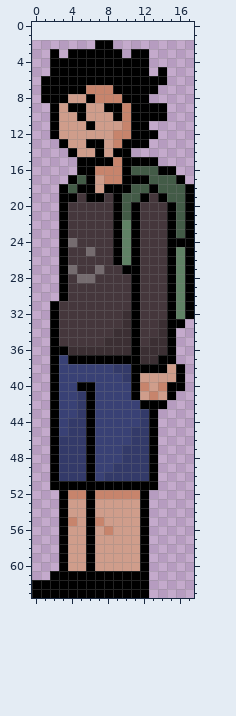
A pixel-art sprite gets an edit: assets/sprites/npc_5/npc5_speak2.png. Above: the version before the commit.
The file is 90x310 pixels, drawn in blocks of 5x5; one block is one cell here. The old version is drawn lined up with the new one, on the new canvas.
After the commit:
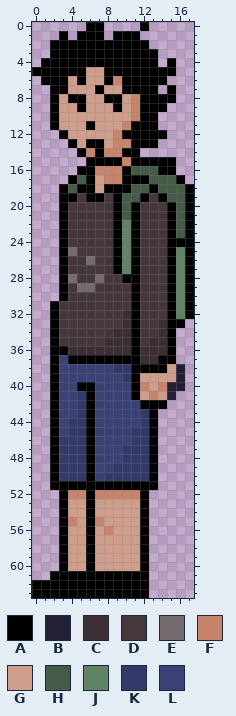
Palette (. is transparent): A #000000  B #222034  C #3b2f33  D #45373c  E #756c6f  F #c7846c  G #cf9d8b  H #435b47  J #608265  K #333a69  L #394175
Changes in this commit:
canvas 18x62 -> 18x64, the old top-left corner now at 0,2
@@ x 0..17 @@
- 0 ..................
- 1 ..................
- 2 .......AA.........
- 3 ..A.AAAAAA.AA.....
- 4 ..AAAAAAAAAAA.....
- 5 ..AAAAAAAAAAA.A...
- 6 .AAAAAAAAAAAAAA...
- 7 .AAAAAFFFAAAAA....
- 8 .AAAGGAFFFAAA.....
- 9 ..AGAAGGAAFAAAA...
-10 ..AGGAGGGAFAAAA...
-11 ..AGGGAGGGFAA.....
-12 ..AGGGGGGFFAAA....
-13 ...AGGAAGFAAA.....
-14 ....AGGAGAA.......
-15 .....AAAAFAAAA....
+ 0 ......AA....A.....
+ 1 ...A.AAA.AAA......
+ 2 ..AAAAAAAAAAA.....
+ 3 ..AAAAAAAAAAAA....
+ 4 .AAAAAAAAAAAAA.A..
+ 5 AAAAAAGGAAAAAAAA..
+ 6 .AAAGAGGAFAAAAA...
+ 7 ..AAGGGAGGAAAA.A..
+ 8 ..AGAAGGAAGFAAAA..
+ 9 ..AGGAGGGAGFAAA...
+10 ..AGGGGGGGGFAA....
+11 ..AGGGAGGGFAAA....
+12 ...AGGGGGFAAAAA...
+13 ....AGAAGFFAAA....
+14 .....AFAFFAA......
+15 ......AAAAFAAAAA..
 16 .....AAFFFAHHHAA..
@@ x 2..12 @@
 23 .ADDDDDAJAD
-24 .AEDDDDAJAD
-25 .ADDEDDAJAD
-26 .ADDDDDAJAD
-27 .AEDDEDDAAD
-28 .ADEEDDDDAD
-29 .ADDDDDDDAD
+24 .ADDDDDAJAD
+25 .AEDDDDAJAD
+26 .ADDEDDAJAD
+27 .ADDDDDAJAD
+28 .AEDDEDDAAD
+29 .ADEEDDDDAD
 30 .ADDDDDDDAD
@@ x 13..17 @@
 37 CAA..
-38 AAGA.
-39 GGGA.
-40 GFAA.
-41 FGA..
+38 AAGB.
+39 GGGB.
+40 GFBB.
+41 FGB..
 42 AA...
Pixel boxes of the changes (left, top, right, bottom) in both pictures:
changed: (32, 22, 176, 166)
changed: (68, 238, 131, 292)
changed: (167, 364, 185, 400)
